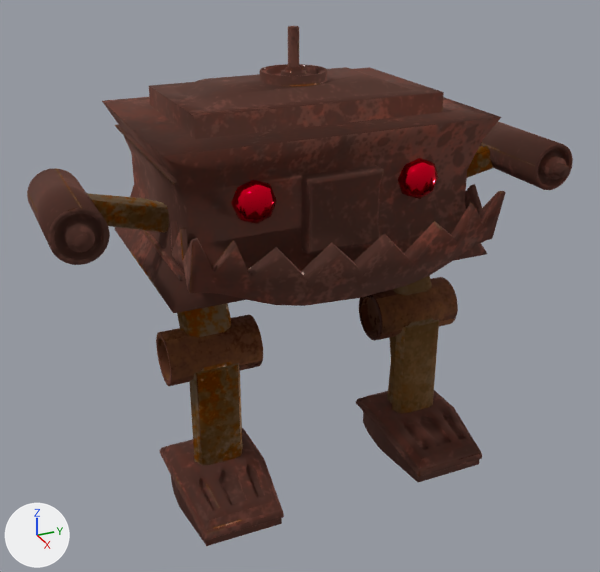
A saved change to the FBX model Assets/EpersonModels/Objects/RobotBoss/RobotBoss.fbx.
The view is the same before and after, from a camera (50 mm lens) standing at (6.15, -2.9, 4.66) and looking at (-0.13, -0.07, 1.52). The axes (+X, +Y, +Z) are drawn at lower left. The lights are the same throughout. Where no turn or scale is listed for an object, it has been applied to the vertices.

The scene before the commit, as lines of its bpy script (objects in view):
```python
ob_foot_left = bpy.data.objects.new('Foot_Left', me_cube_004)
ob_foot_left.parent = ob_footsupport_left
ob_foot_left.location = (-0.108, -0.0176, -0.767)
ob_foot_right = bpy.data.objects.new('Foot_Right', me_cube)
ob_foot_right.location = (0.0, -1.063, 0.0)
ob_footsupport_left = bpy.data.objects.new('FootSupport_Left', me_cube_005)
ob_footsupport_left.parent = ob_knee_left
ob_footsupport_left.location = (0.00241, -0.428, 0.0139)
ob_footsupport_left.rotation_euler = (-1.571, 0.0, 0.0)  # degrees (-90, 0, 0)
ob_footsupport_right = bpy.data.objects.new('FootSupport_Right', me_cube_002)
ob_footsupport_right.parent = ob_knee_right
ob_footsupport_right.location = (0.00241, -0.428, 0.0139)
ob_footsupport_right.rotation_euler = (-1.571, 0.0, 0.0)  # degrees (-90, 0, 0)
ob_gun_righ = bpy.data.objects.new('Gun_Righ', me_cylinder_003)
ob_gun_righ.parent = ob_gun_support_right
ob_gun_righ.location = (0.243, 0.152, -0.686)
ob_gun_righ.rotation_euler = (1.672, -0.438, 1.528)  # degrees (96, -25, 88)
ob_gun_support_left = bpy.data.objects.new('Gun_Support_Left', me_cube_009)
ob_gun_support_left.parent = ob_head
ob_gun_support_left.location = (0.128, 1.387, -0.0504)
ob_gun_support_left.rotation_euler = (1.267, 0.0276, -3.054)  # degrees (73, 1.6, -175)
ob_gun_support_left.scale = (-1.0, -1.0, -1.0)
ob_gun_support_right = bpy.data.objects.new('Gun_Support_Right', me_cube_010)
ob_gun_support_right.parent = ob_head
ob_gun_support_right.location = (0.128, -1.397, -0.0504)
ob_gun_support_right.rotation_euler = (-2.009, 0.0391, 0.0833)  # degrees (-115, 2.2, 4.8)
ob_knee_right = bpy.data.objects.new('Knee_Right', me_cylinder)
ob_knee_right.parent = ob_leg_right
ob_knee_right.location = (0.0649, 0.0139, -0.667)
ob_knee_right.rotation_euler = (1.571, 0.5, 0.0)  # degrees (90, 29, 0)
ob_leg_right = bpy.data.objects.new('Leg_Right', me_cube_003)
ob_leg_right.parent = ob_head
ob_leg_right.location = (0.161, -1.046, -0.701)
ob_leg_right.rotation_euler = (0.0, -0.5, 0.0)  # degrees (0, -29, 0)
# also in view: 'Knee_Left' at (0.11, 0.94, 1.19); 'Head' at (-0.41, 0.0, 2.79); 'Eyes' at (0.39, 0.0, 2.6); 'Gun_Left' at (0.0, 2.11, 2.54); 'Mouth' at (0.5, 0.0, 2.16)
```
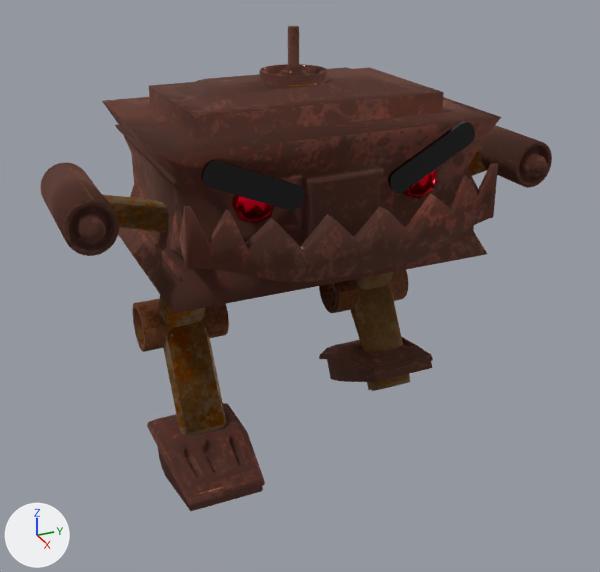
Where the newer file only moved an object's origin or applied its transform, the numbers keep the older frame.

Location of each change, [x1, y1, x2, y2] in pixels of the pictures (600 x 572 px):
'Mouth', turned: before [171, 184, 506, 306]; after [168, 163, 498, 282]
'Foot_Right', mesh turned: before [160, 428, 284, 546]; after [147, 403, 265, 511]
'Foot_Left', mesh turned, reshaped: before [356, 390, 482, 482]; after [319, 336, 433, 382]
'FootSupport_Right', moved, turned: before [189, 362, 243, 465]; after [163, 323, 226, 436]
'FootSupport_Left', moved, turned: before [387, 318, 439, 413]; after [351, 287, 410, 391]
'Knee_Right', moved, turned: before [156, 315, 263, 386]; after [132, 299, 229, 352]
'Gun_Righ', moved, rescaled: before [27, 168, 110, 265]; after [40, 163, 119, 256]
'Knee_Left', moved, turned: before [359, 277, 458, 341]; after [319, 270, 408, 313]
'Gun_Left', moved, rescaled: before [480, 122, 573, 190]; after [478, 125, 552, 188]
'Eyebrow_Right', added (black): after [201, 160, 305, 211]
'Eyebrow_Left', added (black): after [388, 121, 475, 193]
'Gun_Support_Right', moved: before [87, 193, 169, 233]; after [103, 195, 169, 233]
'Leg_Right', moved, turned: before [177, 303, 231, 337]; after [159, 295, 206, 327]
'Leg_Left', moved, turned: before [392, 276, 431, 295]; after [354, 272, 393, 290]
'Gun_Support_Left', moved: before [467, 146, 494, 178]; after [468, 149, 487, 176]

Edits to the bpy script that builds the scene:
```text
Change me_cube_004:
    where me_cube_004.from_pydata(...)  # 698 vertices, 716 faces; spans x -0.173..0.962, y -0.417..0.417, z -0.155..0.208
    used by ob_foot_left; parent = ob_footsupport_left; location = (-0.108, -0.0176, -0.767)
    me_cube_004 part 4: the whole mesh is turned 2.5 degrees about the y axis through its middle, then moved by (-0.441, 0.0, 0.002)
Change me_cube_005:
    where me_cube_005.from_pydata(...)  # 100 vertices, 86 faces; spans x -0.171..0.261, y -0.226..0.226, z -0.638..0.41
    used by ob_footsupport_left; parent = ob_knee_left; location = (0.00241, -0.428, 0.0139); rotation_euler = (-1.571, 0.0, 0.0), in degrees (-90, 0, 0)
    me_cube_005 part 1: the whole mesh is moved by (-0.021, 0.023, -0.41)
Change me_cube_002:
    where me_cube_002.from_pydata(...)  # 100 vertices, 86 faces; spans x -0.171..0.261, y -0.226..0.226, z -0.638..0.41
    used by ob_footsupport_right; parent = ob_knee_right; location = (0.00241, -0.428, 0.0139); rotation_euler = (-1.571, 0.0, 0.0), in degrees (-90, 0, 0)
    me_cube_002 part 2: the whole mesh is moved by (-0.033, 0.046, -0.41)
Change me_cube:
    where me_cube.from_pydata(...)  # 698 vertices, 716 faces; spans x -0.173..0.962, y -0.417..0.417, z -0.155..0.208
    me_cube part 3: the whole mesh is turned -0.8 degrees about the y axis through its middle, then moved by (-0.434, 0.0, 0.027)
Change ob_knee_right:
    ob_knee_right.location: (0.0649, 0.0139, -0.667) -> (0.0713, 0.00757, -1.077)
Change ob_gun_righ:
    ob_gun_righ.location: (0.243, 0.152, -0.686) -> (0.0499, 0.0995, -0.785)
    ob_gun_righ.scale: (1.0, 1.0, 1.0) -> (1.0, 0.947, 1.0)
Change ob_footsupport_left:
    ob_footsupport_left.location: (0.00241, -0.428, 0.0139) -> (0.028, -0.0234, 0.037)
    ob_footsupport_left.rotation_euler: (-1.571, 0.0, 0.0) -> (-1.571, 0.0, 1.363)  # degrees (-90, 0, 0) -> degrees (-90, 0, 78)
Change ob_leg_left:
    ob_leg_left.location: (0.161, 0.952, -0.701) -> (-0.0224, 0.96, -0.342)
    ob_leg_left.rotation_euler: (0.0, 2.642, 0.0) -> (0.0, -2.792, 0.0)  # degrees (0, 151, 0) -> degrees (0, -160, 0)
Change ob_mouth:
    ob_mouth.rotation_euler: (0.0, 0.282, 0.0) -> (0.0, 0.02, 0.0)  # degrees (0, 16, 0) -> degrees (0, 1.1, 0)
Change ob_knee_left:
    ob_knee_left.location: (0.0649, 0.0139, -0.667) -> (0.0505, 0.0216, -1.077)
Change ob_leg_right:
    ob_leg_right.location: (0.161, -1.046, -0.701) -> (-0.0418, -1.039, -0.335)
    ob_leg_right.rotation_euler: (0.0, -0.5, 0.0) -> (0.0, 0.35, 0.0)  # degrees (0, -29, 0) -> degrees (0, 20, 0)
Change ob_footsupport_right:
    ob_footsupport_right.location: (0.00241, -0.428, 0.0139) -> (0.0306, -0.0111, 0.0595)
    ob_footsupport_right.rotation_euler: (-1.571, 0.0, 0.0) -> (-1.571, 0.0, 1.363)  # degrees (-90, 0, 0) -> degrees (-90, 0, 78)
Change ob_gun_support_right:
    ob_gun_support_right.location: (0.128, -1.397, -0.0504) -> (0.175, -1.203, -0.147)
Change ob_gun_support_left:
    ob_gun_support_left.location: (0.128, 1.387, -0.0504) -> (0.223, 1.194, -0.118)
Change ob_gun_left:
    ob_gun_left.location: (0.371, 0.0823, -0.708) -> (0.15, 0.0428, -0.827)
    ob_gun_left.scale: (-1.0, -1.0, -1.0) -> (-1.0, -0.947, -1.0)
Add ob_eyebrow_right:
    ob_eyebrow_right = bpy.data.objects.new('Eyebrow_Right', me_cube_013)  # 32 vertices, 18 faces; spans x -0.018..0.018, y -0.401..0.401, z -0.231..0.231; in mat_eyebrow (black #000000)
    ob_eyebrow_right.location = (0.622, -0.781, 2.776)
Add ob_eyebrow_left:
    ob_eyebrow_left = bpy.data.objects.new('Eyebrow_Left', me_cube_012)  # 32 vertices, 18 faces; spans x -0.018..0.018, y -0.389..0.389, z -0.261..0.261; in mat_eyebrow (black #000000)
    ob_eyebrow_left.location = (0.622, 0.753, 2.817)
```
